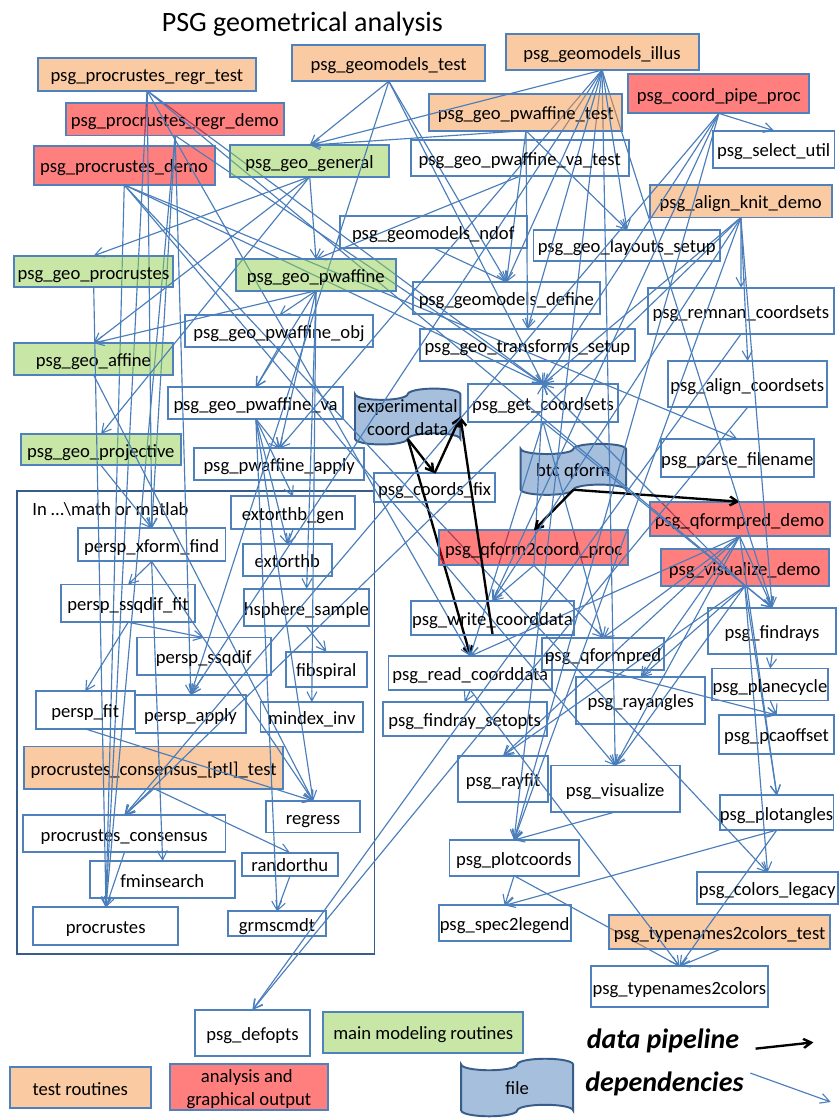
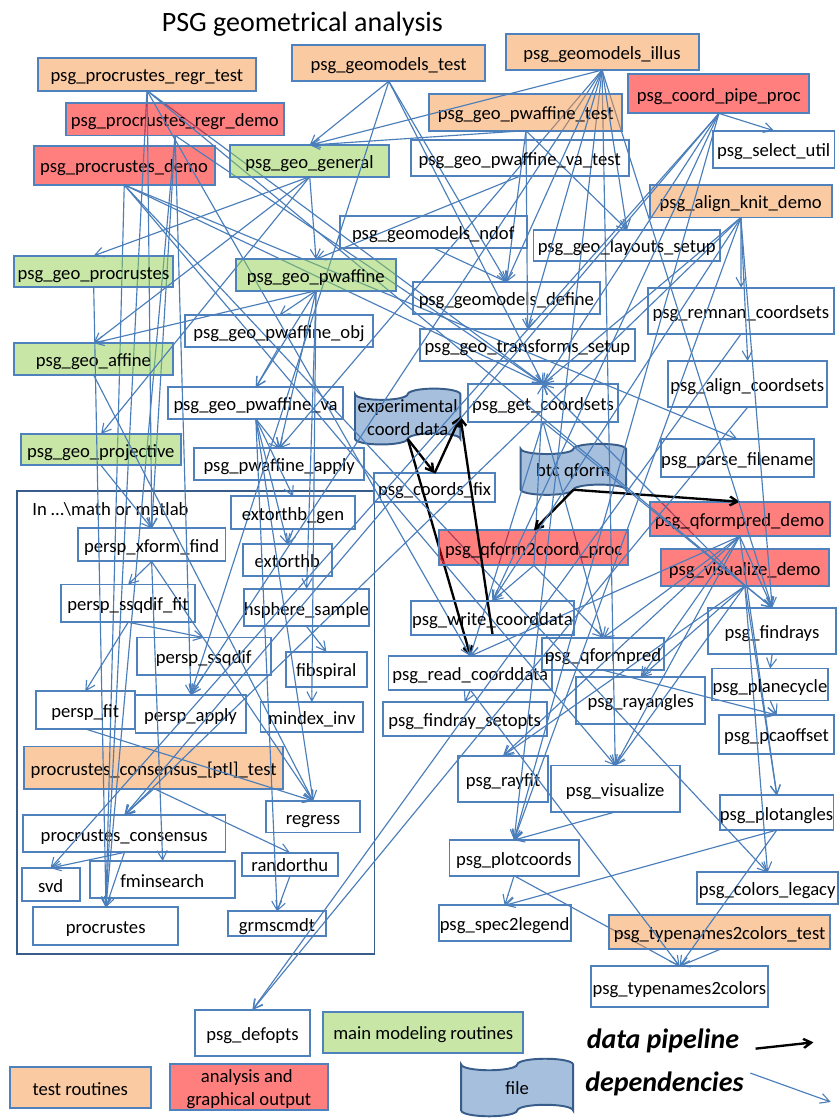
Before and after one commit to jvlab/perceptual_space_geometry, a slide deck: slide 3 of psg-code/psg_howto.ppt. Drawn at 840x1120 pixels with LibreOffice and Linux fonts; fonts in the diff are those of the drawing. Boxes give left, top, right and bottom in pixels: in the first picture for what was removed or moved away, otherwise in the second. Text is boxed around its words. In the diff, an @@ line names an element or a change of style, - is before the commit and + after.

```diff
--- a/psg-code/psg_howto.ppt
+++ b/psg-code/psg_howto.ppt
@@ arrow added from (719, 113) to (50, 868), #4A7EBB 0.74 pt @@
@@ rectangle added at <box>21,868,80,902</box>, outline #4F81BD 1.25 pt, 12 pt, text #000000 @@
+svd
@@ arrow added from (124, 852) to (50, 868), #4A7EBB 0.74 pt @@
```
Also in this commit, not shown: 1 other slide changed, 1 other file.
